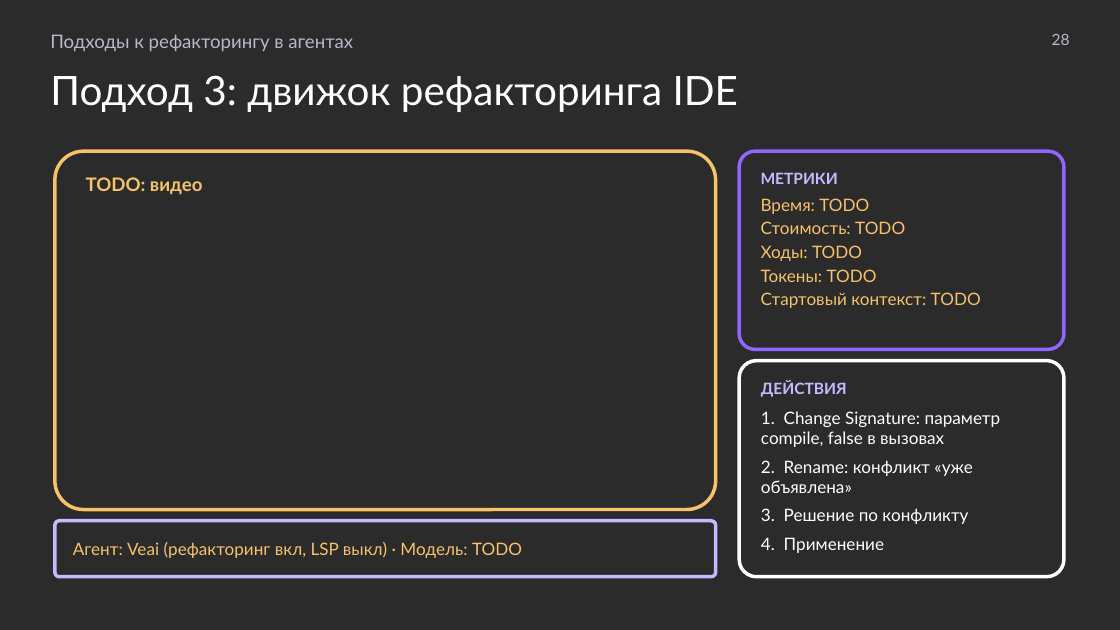
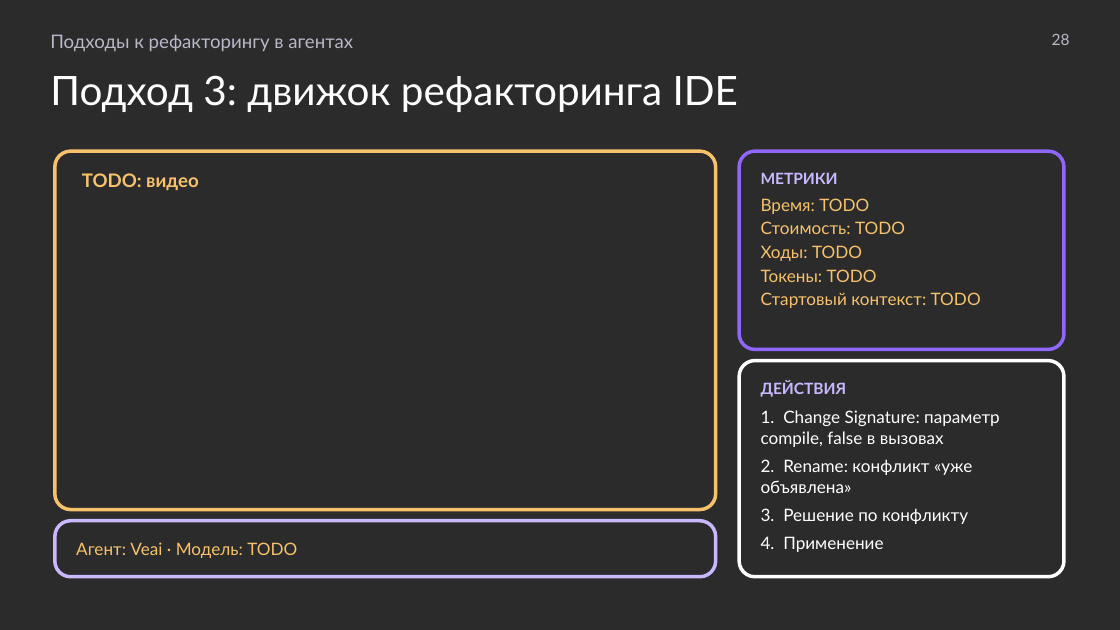
Before and after one commit to MchKosticyn/ide-refactoring-in-ai-agents, a slide deck: slide 28 of Доклад_ Рефакторинг в ИИ-агентах.pptx. Drawn at 1120x630 pixels with LibreOffice and Linux fonts; fonts in the diff are those of the drawing; background and template pictures are left out; a plain dark background stands for a picture behind light text. Boxes give left, top, right and bottom in pixels: in the first picture for what was removed or moved away, otherwise in the second. Text is boxed around its words. In the diff, an @@ line names an element or a change of style, - is before the commit and + after.

Commit message:
Uniform corner radius for cards and pictures; bias slides: full-width screenshots, captions trimmed; Veai slide moved before engine demo; LSP/engine pros-cons as lists; wording fixes; MCP IDEA facts

```diff
--- a/Доклад_ Рефакторинг в ИИ-агентах.pptx
+++ b/Доклад_ Рефакторинг в ИИ-агентах.pptx
@@ proportions changed in 4 elements at bbox=[55, 151, 716, 510], bbox=[739, 151, 1064, 349], bbox=[739, 361, 1064, 577], bbox=[55, 521, 716, 577] @@
@@ text in rounded rectangle at bbox=[76, 542, 297, 558]: text changed @@
-Агент: Veai (рефакторинг вкл, LSP выкл) · Модель: TODO
+Агент: Veai · Модель: TODO
```
Also in this commit, not shown: 32 other slides changed, 6 other files.
